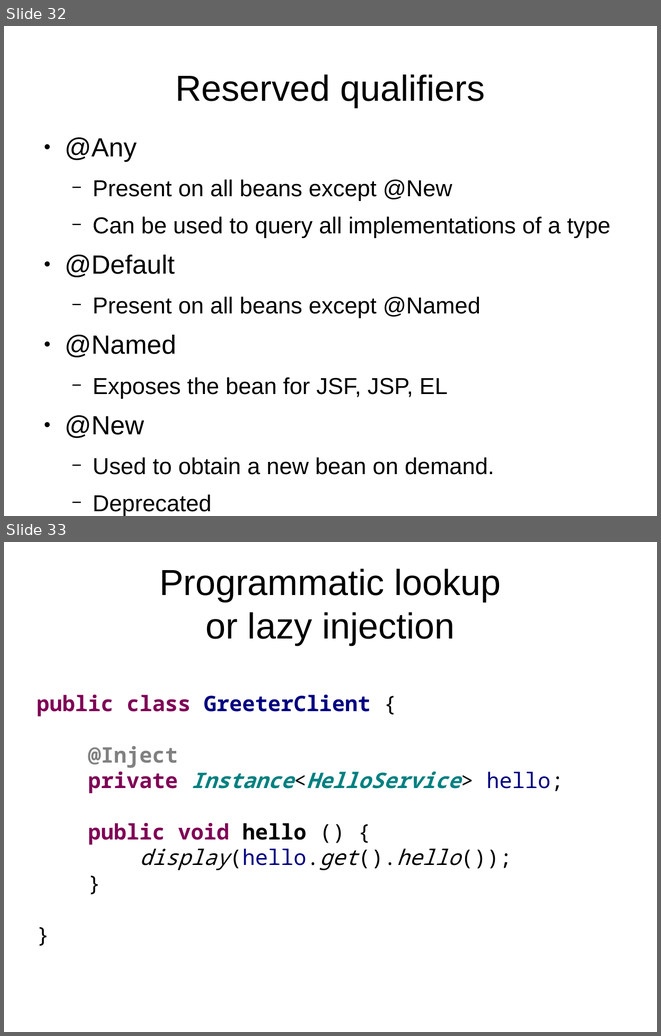
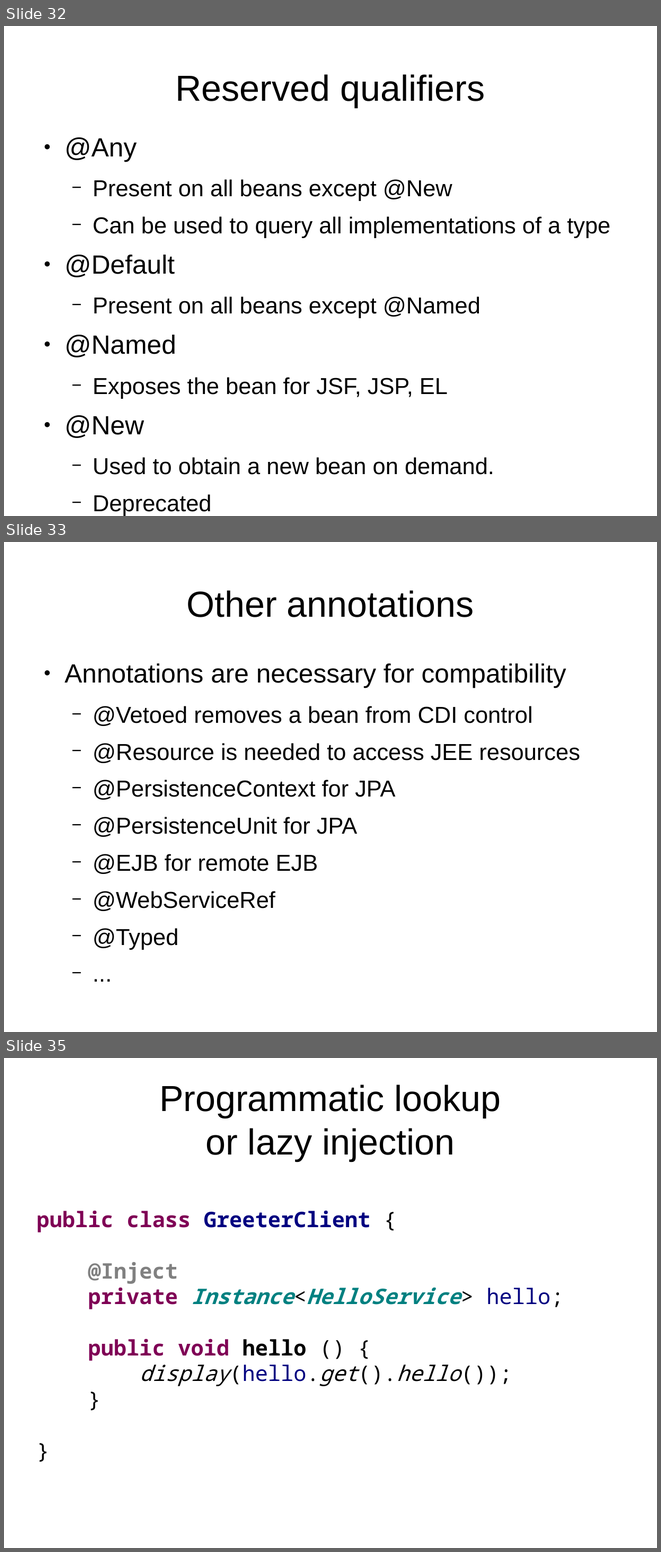
Before and after one commit to FrigoCoder/CDI, a slide deck: CDI.odp. Shown one above the other, each under a label of ours: slides 32 and 33 before the commit, slides 32, 33 and 35 after it; the slides between them are not shown. The pictures are 661x1036 and 661x1552 pixels, drawn with LibreOffice and Linux fonts; fonts in the diff are those of the drawing. Boxes give left, top, right and bottom in pixels: in the first picture for what was removed or moved away, otherwise in the second. Text is boxed around its words. In the diff, an @@ line names an element or a change of style, - is before the commit and + after.

```diff
--- a/CDI.odp
+++ b/CDI.odp
@@ slide 33 added at bbox=[4, 542, 657, 1032], background #FFFFFF @@
@@ title added at bbox=[186, 590, 474, 617], 44 pt, text #000000 @@
+Other annotations
@@ text added at bbox=[64, 663, 580, 950], 28 pt, text #000000 @@
+● Annotations are necessary for compatibility
+  − @Vetoed removes a bean from CDI control
+  − @Resource is needed to access JEE resources
+  − @PersistenceContext for JPA
+  − @PersistenceUnit for JPA
+  − @EJB for remote EJB
+  − @WebServiceRef
+  − @Typed
+  − ...
@@ what was slide 33 is now slide 35 @@
```
Also in this commit, not shown: 6 slides changed, 1 other slide added, 3 other files.
